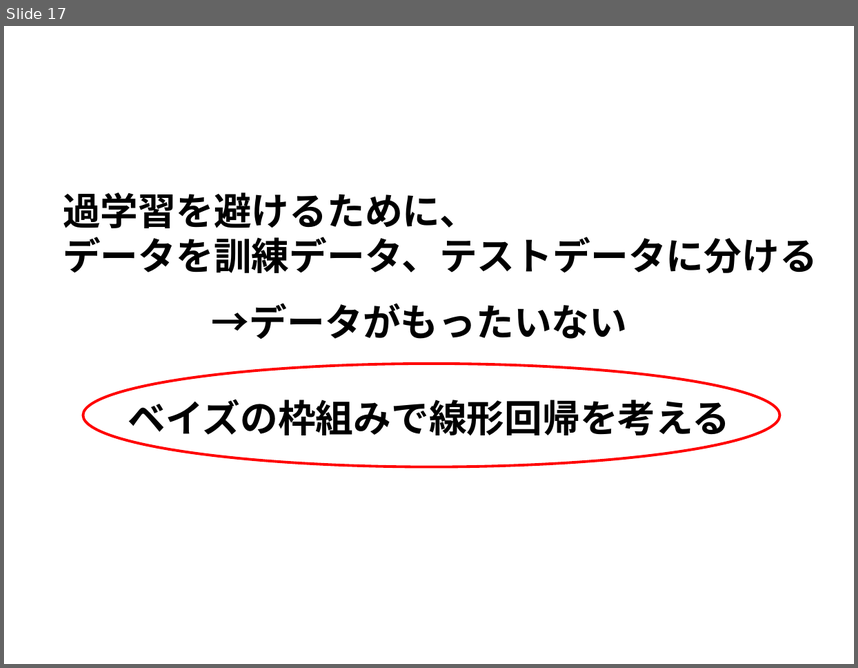
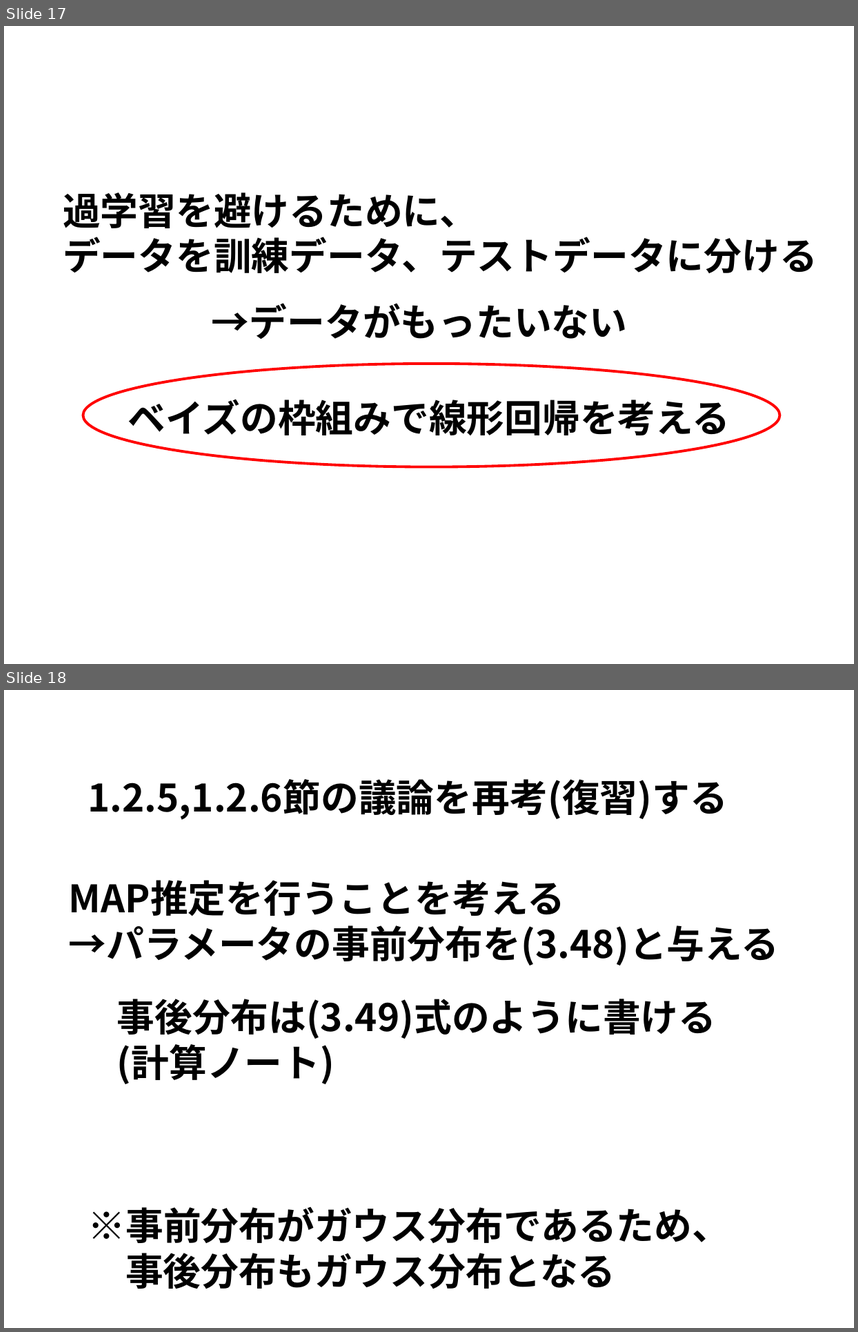
Before and after one commit to j-i-k-o/PRMLSeminar, a slide deck: 3章/PRML3章.pptx. Shown one above the other, each under a label of ours: slide 17 before the commit, slides 17 and 18 after it. The pictures are 858x668 and 858x1332 pixels, drawn with LibreOffice and Linux fonts; fonts in the diff are those of the drawing. Boxes give left, top, right and bottom in pixels: in the first picture for what was removed or moved away, otherwise in the second. Text is boxed around its words. In the diff, an @@ line names an element or a change of style, - is before the commit and + after.

```diff
--- a/3章/PRML3章.pptx
+++ b/3章/PRML3章.pptx
@@ slide 18 added at <box>4,690,854,1328</box>, background #FFFFFF @@
@@ text added at <box>87,779,728,820</box>, 32 pt, text #000000, bold @@
+1.2.5,1.2.6節の議論を再考(復習)する
@@ text added at <box>69,880,780,965</box>, 32 pt, text #000000, bold @@
+MAP推定を行うことを考える
+→パラメータの事前分布を(3.48)と与える
@@ text added at <box>117,998,717,1084</box>, 32 pt, text #000000, bold @@
+事後分布は(3.49)式のように書ける
+(計算ノート)
@@ text added at <box>87,1206,730,1288</box>, 32 pt, text #000000, bold @@
+※事前分布がガウス分布であるため、
+事後分布もガウス分布となる
```
Also in this commit, not shown: 1 slide changed, 1 other slide added.
